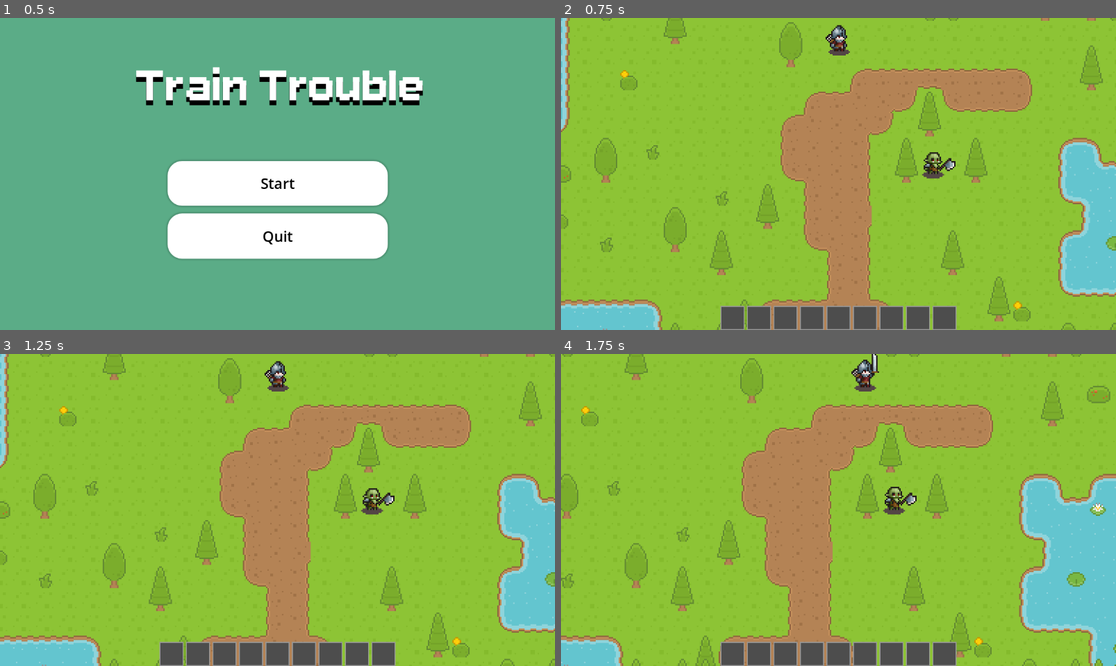
Above: before the commit, frames 1-4 (two rows, left to right).
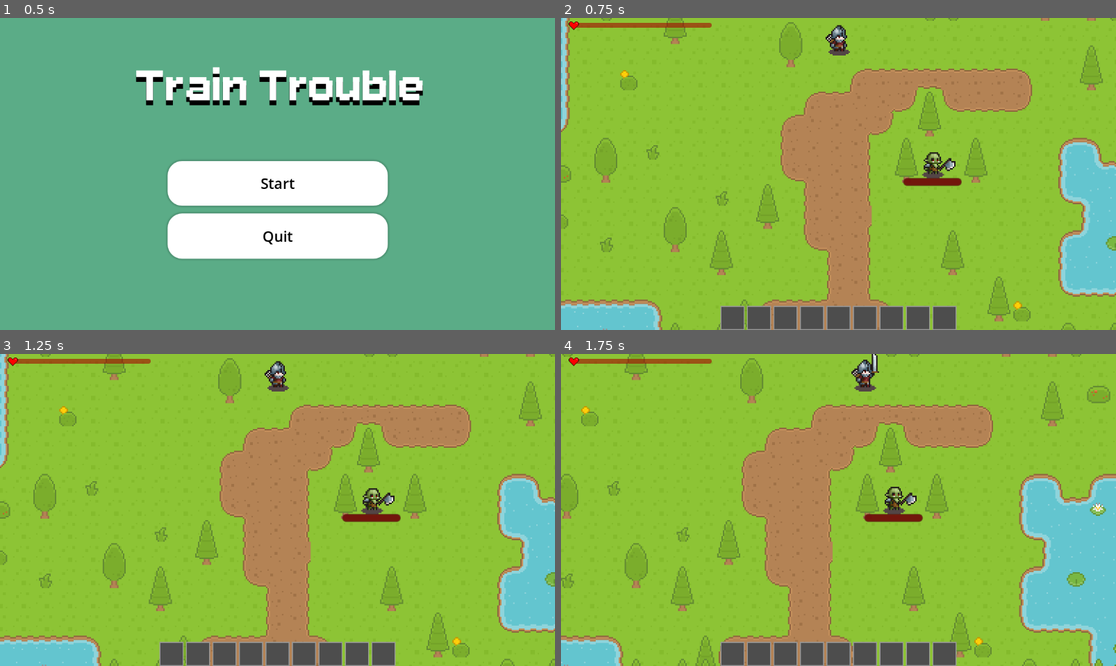
Above: after the commit, the same moments.

Repository: EyeAmTheOne/CS180_Project
Game: Godot game, scene res://ui/menus/MainMenu.tscn
Two runs of this game, one before a commit and one after it. Both use one fixed random seed, a clock stepped at 60 frames per second and the inputs below.
Inputs:
- Up to frame 1 (0.5 s): no input
- Up to frame 2 (0.75 s): click "Start" at 0.5 s
- Up to frame 3 (1.25 s): no input
- Up to frame 4 (1.75 s): hold D (right) from 1.28 s (still down); tap F (attack) at 1.35 s

Frame 1 is identical in both runs. In frame 2, 0.7% of the frame differs, in the area x 1-73%, y 1-54%; in frame 3, 0.7%; in frame 4, 0.7%.

Commit message:
Kwils076 health bar (#35)
* Added health bars to enemies and player

* Add player health to its own UI and add heart

* Band-aid fix the signals for health bar changes

* Fix darkened screen and unresponsive game over screen

Diff:
--- a/player/Player.tscn
+++ b/player/Player.tscn
@@ -1,7 +1,5 @@
-[gd_scene load_steps=59 format=3 uid="uid://4v1f6nfxhn7v"]
-
-[ext_resource type="PackedScene" uid="uid://4eouovx8cr2d" path="res://inventory/InventoryUI.tscn" id="3_wnvi2"]
-[ext_resource type="Script" uid="uid://jjnau4bt7xlg" path="res://inventory/Inventory.gd" id="16_inv"]
+[gd_scene load_steps=61 format=3 uid="uid://4v1f6nfxhn7v"]
+
 [ext_resource type="Script" uid="uid://cfq5yl3bd6y31" path="res://player/player.gd" id="1_3c3w1"]
 [ext_resource type="Texture2D" uid="uid://cmghk6kjvg46t" path="res://assets/art/Soldier with shadows/Soldier.png" id="1_ulp21"]
 [ext_resource type="Texture2D" uid="uid://dvioeg68lyb7l" path="res://assets/art/Soldier with shadows/Soldier-Death.png" id="2_aqcbf"]
@@ -15,10 +13,12 @@
 [ext_resource type="Script" uid="uid://cy0stvbbrrcb1" path="res://ui/ui.gd" id="10_ndjxb"]
 [ext_resource type="Script" uid="uid://bi1npit5ir82" path="res://ui/Game Over/game_over_screen.gd" id="11_v4f8b"]
 [ext_resource type="FontFile" uid="uid://ybsfhbty51py" path="res://assets/fonts/ari-w9500.ttf" id="12_t8epa"]
+[ext_resource type="Script" uid="uid://6mdggo1bhx5b" path="res://player/health_bar.gd" id="12_uewl2"]
 [ext_resource type="FontFile" uid="uid://bilaty3p683kh" path="res://assets/fonts/ari-w9500-condensed-display.ttf" id="13_w24id"]
 [ext_resource type="Script" uid="uid://bes8dh2r3ud7s" path="res://ui/Game Over/retry_button.gd" id="14_uewl2"]
 [ext_resource type="Script" uid="uid://ygtxc63b0hp8" path="res://ui/Game Over/menu_button.gd" id="15_ofhxi"]
 [ext_resource type="Script" uid="uid://jjnau4bt7xlg" path="res://inventory/Inventory.gd" id="16_inv"]
+[ext_resource type="Texture2D" uid="uid://5tofg2yhhm2g" path="res://assets/art/Heart/pixel_heart.png" id="19_ofhxi"]
 
 [sub_resource type="AtlasTexture" id="AtlasTexture_yu5hk"]
 atlas = ExtResource("2_gskgj")
@@ -409,6 +409,7 @@
 autoplay = "idle"
 
 [node name="CollisionShape2D" type="CollisionShape2D" parent="."]
+visible = false
 position = Vector2(0, -5)
 shape = SubResource("CircleShape2D_mhpjh")
 
@@ -427,6 +428,7 @@
 }
 
 [node name="HitBox" type="Area2D" parent="."]
+visible = false
 collision_layer = 2
 collision_mask = 2
 monitoring = false
@@ -446,6 +448,7 @@
 metadata/_custom_type_script = "uid://bx0xax2hj2eva"
 
 [node name="CollisionShape2D" type="CollisionShape2D" parent="HurtBox"]
+visible = false
 position = Vector2(0, -5)
 shape = SubResource("CircleShape2D_x8kxw")
 debug_color = Color(0.37254903, 0.47843137, 1, 0.41960785)
@@ -455,6 +458,7 @@
 autostart = true
 
 [node name="InteractArea" type="Area2D" parent="."]
+visible = false
 
 [node name="CollisionShape2D" type="CollisionShape2D" parent="InteractArea"]
 position = Vector2(0, -5)
@@ -568,10 +572,33 @@
 [node name="GameOverScreenShowUpTimer" type="Timer" parent="GameOverScreen/Panel/HBoxContainer"]
 wait_time = 1.5
 
+[node name="PlayerStatsUI" type="CanvasLayer" parent="."]
+
+[node name="HealthUI" type="Panel" parent="PlayerStatsUI"]
+layout_direction = 1
+
+[node name="HealthBar" type="ProgressBar" parent="PlayerStatsUI/HealthUI"]
+modulate = Color(0.89478207, 2.4546682e-06, 7.70092e-07, 1)
+layout_mode = 0
+offset_left = 25.0
+offset_top = 10.0
+offset_right = 313.0
+offset_bottom = 20.0
+theme_override_font_sizes/font_size = 8
+value = 100.0
+allow_greater = true
+show_percentage = false
+script = ExtResource("12_uewl2")
+
+[node name="PixelHeart" type="Sprite2D" parent="PlayerStatsUI/HealthUI"]
+position = Vector2(25, 20)
+texture = ExtResource("19_ofhxi")
+
 [connection signal="animation_finished" from="AnimatedSprite2D" to="." method="_on_animated_sprite_2d_animation_finished"]
 [connection signal="health_depleted" from="Player_Health" to="." method="_on_player_health_health_depleted"]
 [connection signal="animation_finished" from="AnimationPlayer" to="." method="_on_animation_player_animation_finished"]
 [connection signal="received_damage" from="HurtBox" to="." method="_on_hurt_box_received_damage"]
+[connection signal="received_damage" from="HurtBox" to="PlayerStatsUI/HealthUI/HealthBar" method="_on_hurt_box_received_damage"]
 [connection signal="timeout" from="HurtBox/Timer" to="HurtBox" method="_on_timer_timeout"]
 [connection signal="pressed" from="GameOverScreen/Panel/HBoxContainer/RetryButton" to="GameOverScreen" method="_on_retry_button_pressed"]
 [connection signal="timeout" from="GameOverScreen/Panel/HBoxContainer/RetryButton/RetryButtonShowUpTimer" to="GameOverScreen/Panel/HBoxContainer/RetryButton" method="_on_retry_button_show_up_timer_timeout"]
--- /dev/null
+++ b/player/health_bar.gd
@@ -0,0 +1,10 @@
+extends ProgressBar
+
+
+# Called when the node enters the scene tree for the first time.
+func _ready() -> void:
+	value = max_value
+
+# When the entity takes damage
+func _on_hurt_box_received_damage(damage: int) -> void:
+	value = get_node("../../../HurtBox").health.health
--- a/systems/ai/Enemy.tscn
+++ b/systems/ai/Enemy.tscn
@@ -9,6 +9,7 @@
 [ext_resource type="Script" uid="uid://bl7jd0cbw38h" path="res://systems/health/health.gd" id="6_cx27q"]
 [ext_resource type="Script" uid="uid://byagfnhocne4h" path="res://systems/health/hitbox.gd" id="7_axoif"]
 [ext_resource type="Script" uid="uid://bx0xax2hj2eva" path="res://systems/health/hurtbox.gd" id="8_2vaor"]
+[ext_resource type="Script" uid="uid://6mdggo1bhx5b" path="res://player/health_bar.gd" id="10_av8sf"]
 
 [sub_resource type="AtlasTexture" id="AtlasTexture_2vaor"]
 atlas = ExtResource("2_s3yrj")
@@ -345,33 +346,6 @@
 "values": [false]
 }
 
-[sub_resource type="Animation" id="Animation_iac14"]
-resource_name = "Hurt"
-tracks/0/type = "value"
-tracks/0/imported = false
-tracks/0/enabled = true
-tracks/0/path = NodePath("AnimatedSprite2D:animation")
-tracks/0/interp = 1
-tracks/0/loop_wrap = true
-tracks/0/keys = {
-"times": PackedFloat32Array(0),
-"transitions": PackedFloat32Array(1),
-"update": 1,
-"values": [&"Hurt"]
-}
-tracks/1/type = "value"
-tracks/1/imported = false
-tracks/1/enabled = true
-tracks/1/path = NodePath("AnimatedSprite2D:frame")
-tracks/1/interp = 1
-tracks/1/loop_wrap = true
-tracks/1/keys = {
-"times": PackedFloat32Array(0.03333336, 0.33333337, 0.6, 0.9),
-"transitions": PackedFloat32Array(1, 1, 1, 1),
-"update": 0,
-"values": [0, 2, 2, 3]
-}
-
 [sub_resource type="AnimationLibrary" id="AnimationLibrary_2vaor"]
 _data = {
 &"Attack": SubResource("Animation_axoif"),
@@ -447,10 +421,35 @@
 [node name="KeepBody" type="Timer" parent="."]
 wait_time = 5.0
 
+[node name="EnemyStats" type="CanvasLayer" parent="."]
+
+[node name="Panel" type="Panel" parent="."]
+offset_left = -20.0
+offset_top = 10.0
+offset_right = 20.0
+offset_bottom = 15.0
+
+[node name="Panel2" type="Panel" parent="Panel"]
+layout_mode = 0
+offset_right = 40.0
+offset_bottom = 5.0
+
+[node name="HealthBar" type="ProgressBar" parent="Panel/Panel2"]
+modulate = Color(0.89478207, 2.4546682e-06, 7.70092e-07, 1)
+layout_mode = 0
+offset_right = 40.0
+offset_bottom = 5.0
+theme_override_font_sizes/font_size = 8
+value = 100.0
+allow_greater = true
+show_percentage = false
+script = ExtResource("10_av8sf")
+
 [connection signal="body_entered" from="Detection" to="." method="_on_detection_body_entered"]
 [connection signal="body_exited" from="Detection" to="." method="_on_detection_body_exited"]
 [connection signal="health_depleted" from="Enemy_Health" to="." method="_on_enemy_health_health_depleted"]
 [connection signal="animation_finished" from="AnimationPlayer" to="." method="_on_animation_player_animation_finished"]
 [connection signal="received_damage" from="HurtBox" to="." method="_on_hurt_box_received_damage"]
+[connection signal="received_damage" from="HurtBox" to="Panel/Panel2/HealthBar" method="_on_hurt_box_received_damage"]
 [connection signal="timeout" from="HurtBox/Timer" to="HurtBox" method="_on_timer_timeout"]
 [connection signal="timeout" from="KeepBody" to="." method="_on_keep_body_timeout"]
--- a/systems/health/hurtbox.gd
+++ b/systems/health/hurtbox.gd
@@ -6,12 +6,16 @@
 signal received_healing(healing: int)
 
 
+@onready var healthbar : ProgressBar = $HealthBar
+
+
 @export var health: Health
 
 
 func _ready():
 	connect("area_entered", _on_area_entered_HIT)
 	connect("area_entered", _on_area_entered_HEAL)
+
 	$Timer.start()
 
 
@@ -24,8 +28,11 @@
 		health.take_damage(hitbox.damage)
 		print("DAMAGED: ", hitbox.damage)
 		received_damage.emit(hitbox.damage)
+		#healthbar.value = health.health
 
 func _on_area_entered_HEAL(healbox: HealBox) -> void:
 	if healbox != null:
 		health.heal(healbox.healing)
 		print("HEALING: ", healbox.healing)
+		received_healing.emit(healbox.healing)
+		#healthbar.value = health.health
--- a/ui/Game Over/game_over_screen.gd
+++ b/ui/Game Over/game_over_screen.gd
@@ -6,7 +6,7 @@
 
 func _on_retry_button_pressed() -> void:
 	get_tree().paused = false
-	get_tree().reload_current_scene()
+	get_tree().change_scene_to_file("res://main.tscn")
 
 
 func _on_menu_button_pressed() -> void:
Binary file added: assets/art/Heart/pixel_heart.png
Not shown, added: assets/art/Heart/pixel_heart.png.import
Not shown, added: player/health_bar.gd.uid
Not shown: 1 places in systems/ai/Enemy.tscn that only renumber resources
